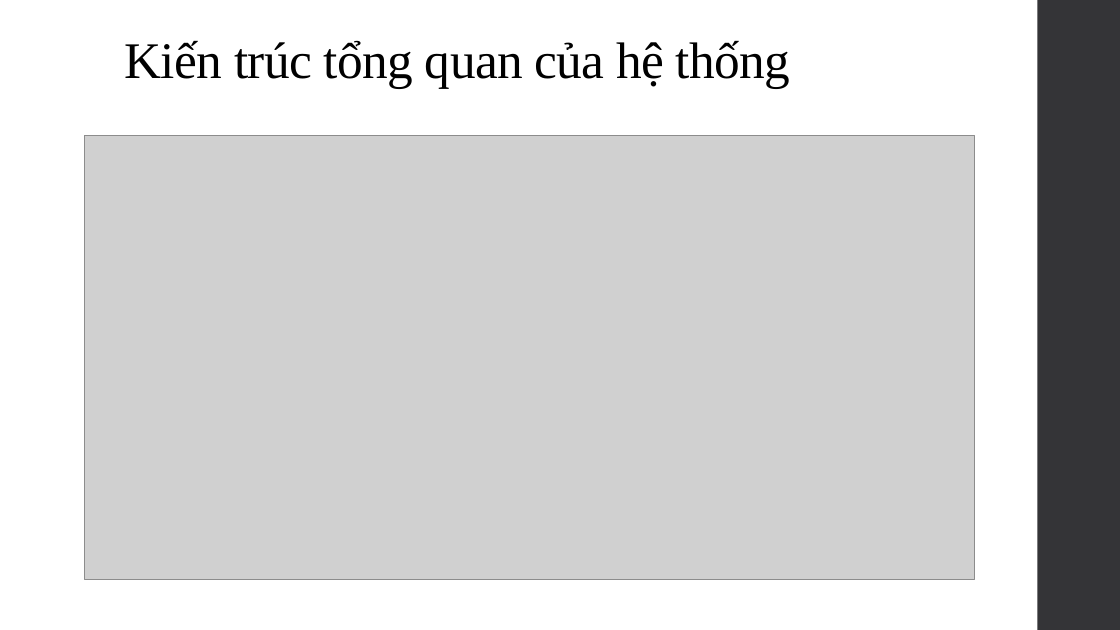
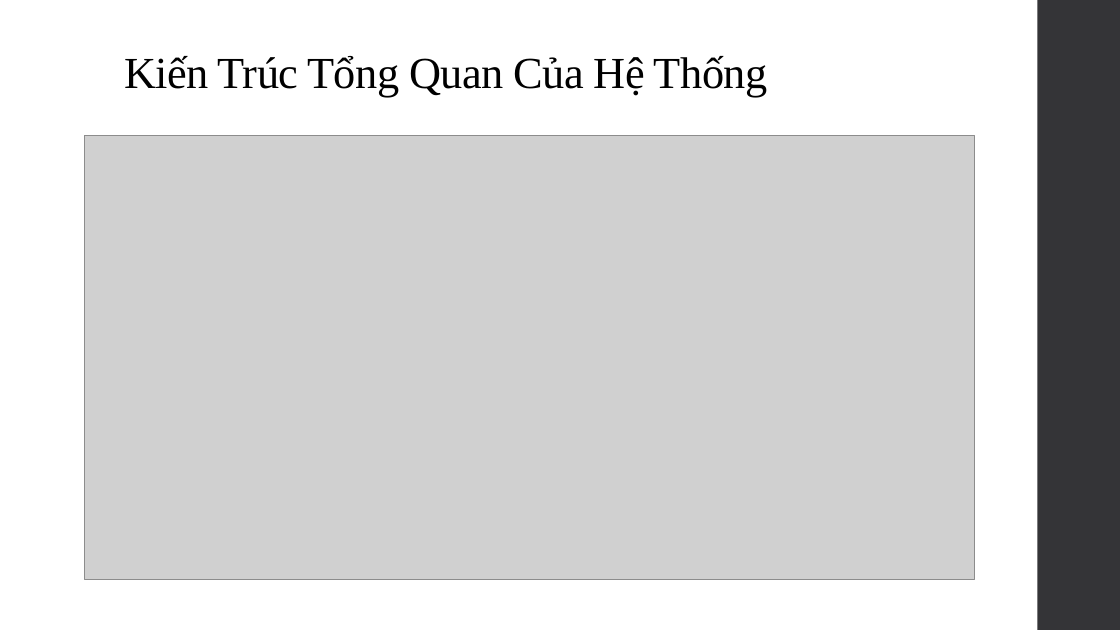
Before and after one commit to SaiGonSoftware/QA-Forum, a slide deck: slide 7 of Document/Baocao.pptx (slide 4 before the commit). Drawn at 1120x630 pixels with LibreOffice and Linux fonts; fonts in the diff are those of the drawing; grey boxes stand for pictures. Boxes give left, top, right and bottom in pixels: in the first picture for what was removed or moved away, otherwise in the second. Text is boxed around its words. In the diff, an @@ line names an element or a change of style, - is before the commit and + after.

```diff
--- a/Document/Baocao.pptx
+++ b/Document/Baocao.pptx
@@ title at <box>124,56,767,97</box>: text changed; size 44 to 38 pt @@
-Kiến trúc tổng quan của hệ thống
+Kiến Trúc Tổng Quan Của Hệ Thống
```
Also in this commit, not shown: 2 other slides changed, 4 slides added, 4 other files.
